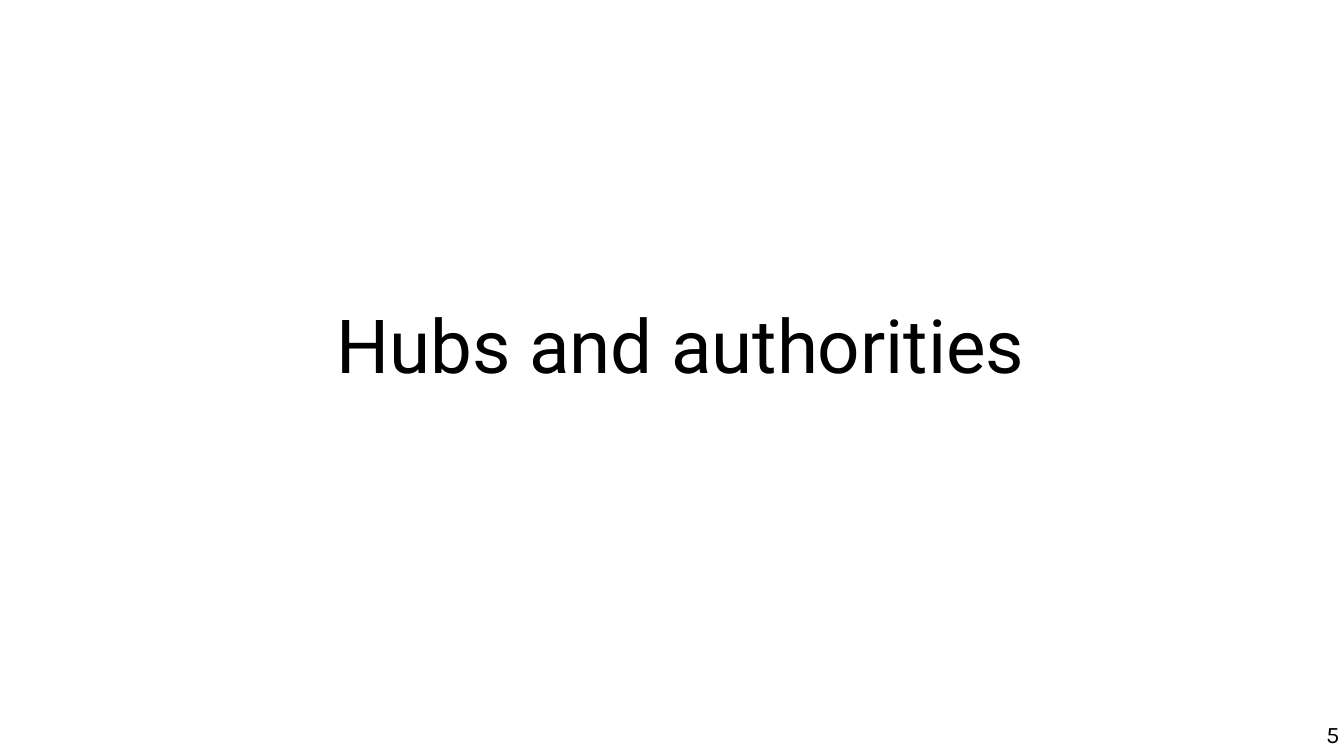
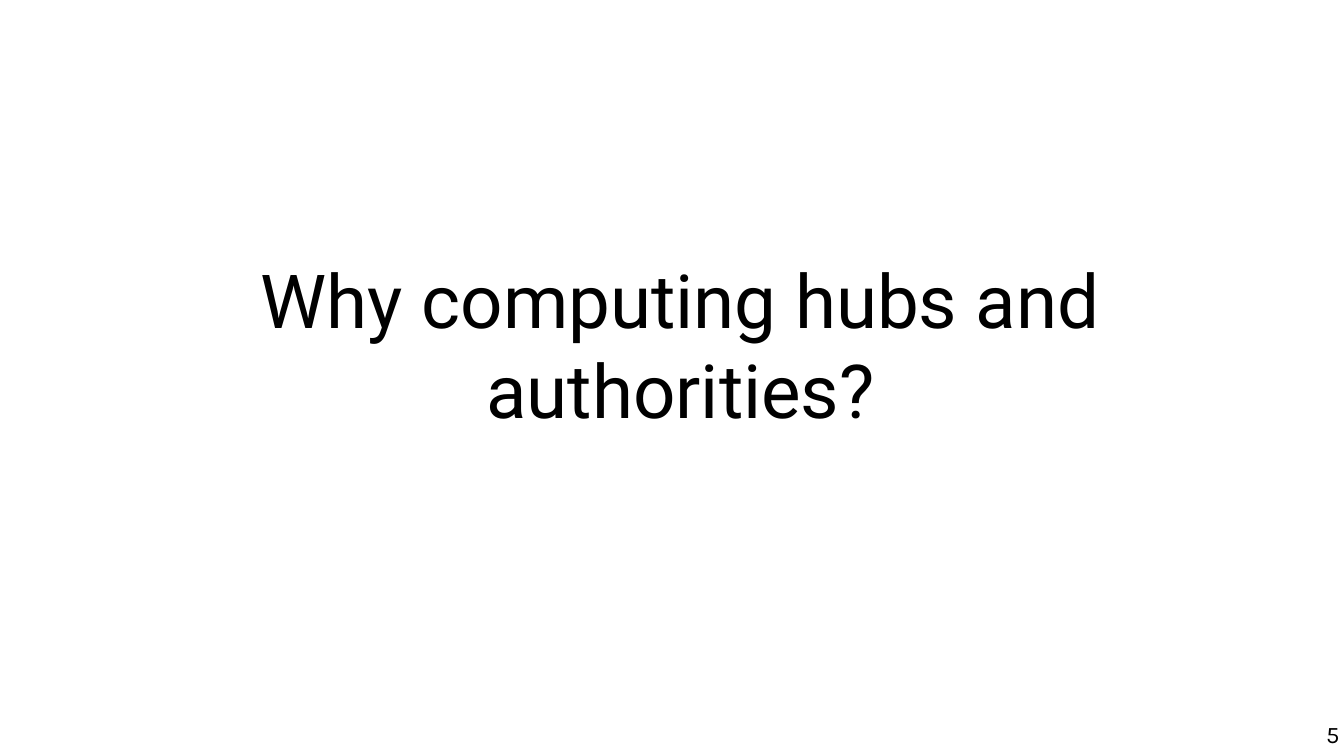
Before and after one commit to chatox/networks-science-course, a slide deck: slide 5 of theory/odp/tt08-hubs_authorities.odp. Drawn at 1344x756 pixels with LibreOffice and Linux fonts; fonts in the diff are those of the drawing. Boxes give left, top, right and bottom in pixels: in the first picture for what was removed or moved away, otherwise in the second. Text is boxed around its words. In the diff, an @@ line names an element or a change of style, - is before the commit and + after.

```diff
--- a/theory/odp/tt08-hubs_authorities.odp
+++ b/theory/odp/tt08-hubs_authorities.odp
@@ title at (261,272,1100,419): text changed @@
-Hubs and authorities
+Why computing hubs and authorities?
```
Also in this commit, not shown: 3 other slides changed, 3 slides added, 3 other files.
